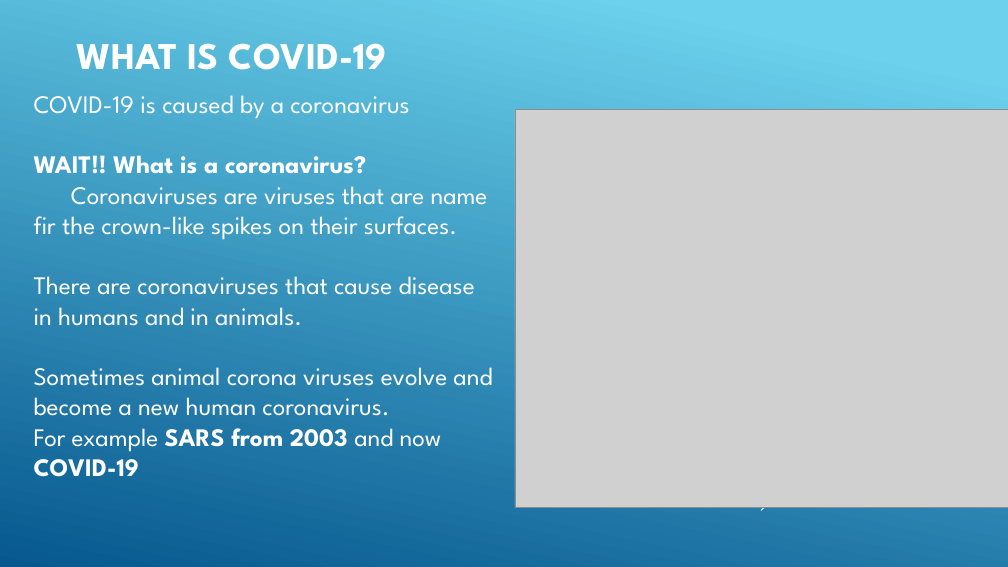
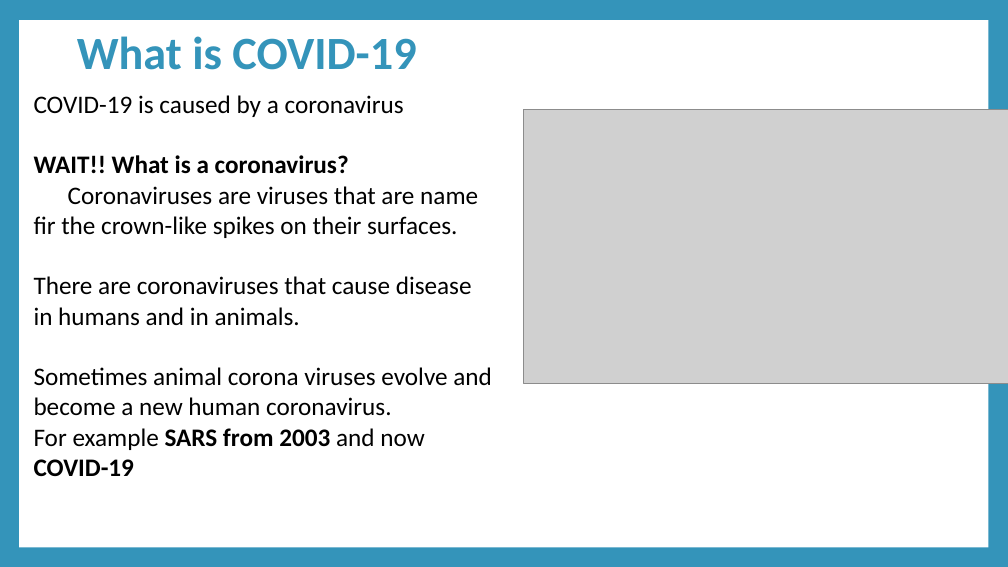
Before and after one commit to engmarkrezk/DFT_FinalProject, a slide deck: slide 6 of RecoverdDFTppt - Mark.pptx. Drawn at 1008x567 pixels with LibreOffice and Linux fonts; fonts in the diff are those of the drawing; grey boxes stand for pictures. Boxes give left, top, right and bottom in pixels: in the first picture for what was removed or moved away, otherwise in the second. Text is boxed around its words. In the diff, an @@ line names an element or a change of style, - is before the commit and + after.

```diff
--- a/RecoverdDFTppt - Mark.pptx
+++ b/RecoverdDFTppt - Mark.pptx
@@ background gradient #6ED2EB to #06588E to #3494BA @@
@@ rectangle added at <box>19,20,988,547</box>, fill #FFFFFF @@
@@ title at <box>77,36,416,70</box>: text changed; size 36 to 44 pt; font League Spartan to Calibri; text colour #FFFFFF to #3494BA @@
-WHAT IS COVID-19
+What is COVID-19
@@ text "COVID-19 is caused by a ..." at <box>34,95,492,476</box>: font League Spartan to Calibri, text colour #FFFFFF to #000000 @@
@@ picture: place and size @@
-picture at <box>515,110,1008,507</box>
+picture at <box>524,110,1008,383</box>
@@ group removed at <box>761,259,1008,510</box>: 4 lines @@
```
Also in this commit, not shown: 20 other slides changed, 4 slides added, 2 slides removed.
